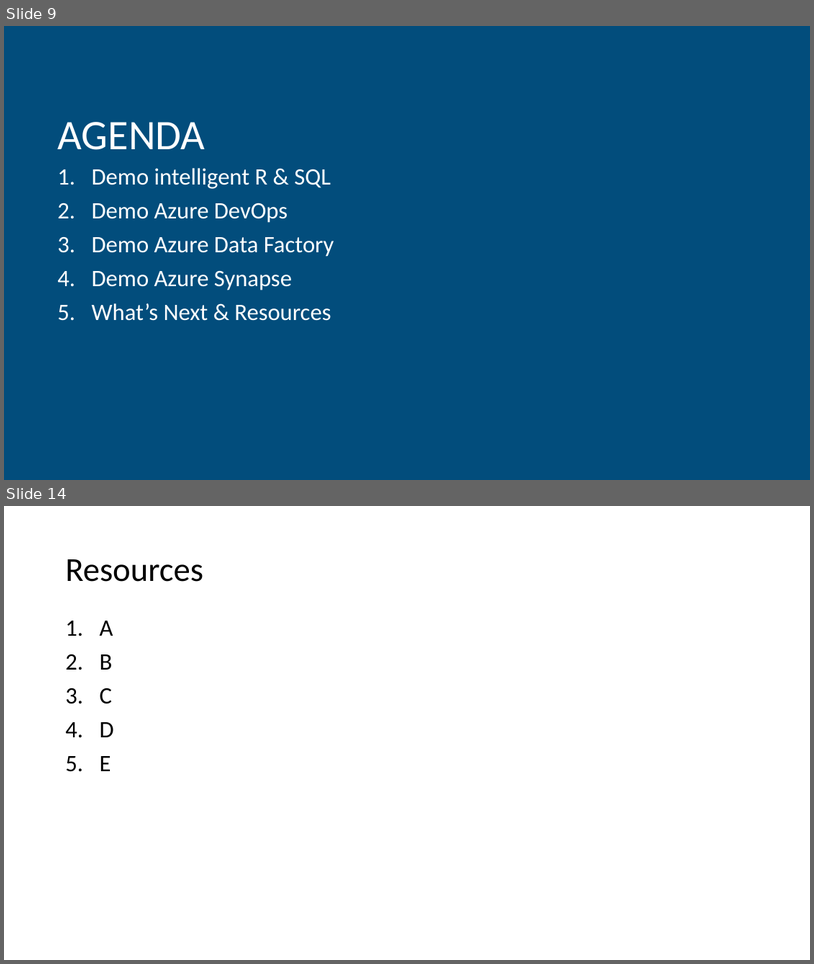
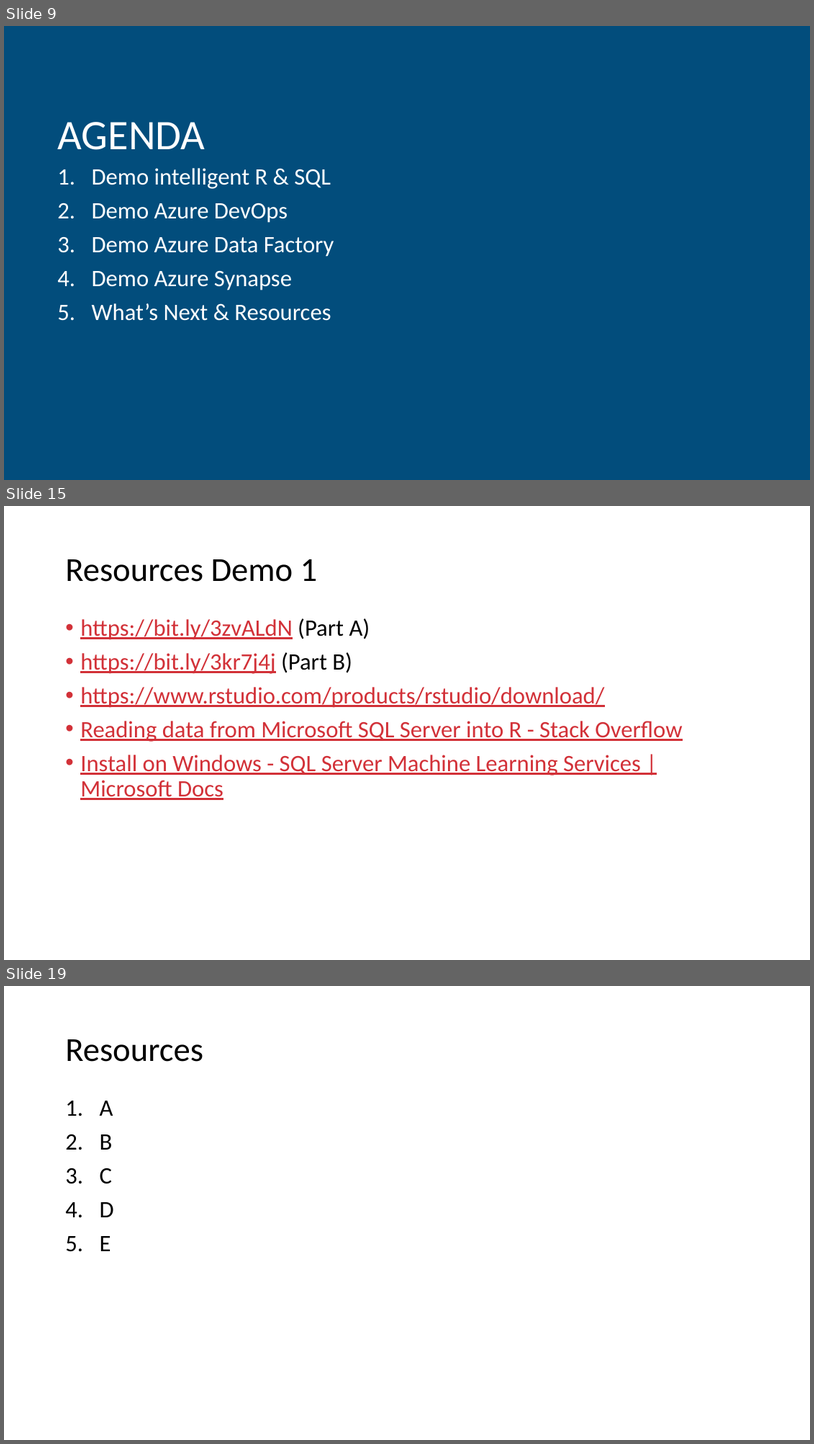
Before and after one commit to hfleitas/AzureSynapseForActuaries, a slide deck: Brent-Hiram-BackToBasicsAnalyticsForActuaries_format.pptx. Shown one above the other, each under a label of ours: slides 9 and 14 before the commit, slides 9, 15 and 19 after it; the slides between them are not shown. The pictures are 814x964 and 814x1444 pixels, drawn with LibreOffice and Linux fonts; fonts in the diff are those of the drawing; background and template pictures are left out. Boxes give left, top, right and bottom in pixels: in the first picture for what was removed or moved away, otherwise in the second. Text is boxed around its words. In the diff, an @@ line names an element or a change of style, - is before the commit and + after.

```diff
--- a/Brent-Hiram-BackToBasicsAnalyticsForActuaries_format.pptx
+++ b/Brent-Hiram-BackToBasicsAnalyticsForActuaries_format.pptx
@@ slide 15 added at box(4, 506, 810, 960), background #FFFFFF @@
@@ title added at box(65, 559, 318, 582), 40 pt, text #000000 @@
+Resources Demo 1
@@ text added at box(80, 618, 682, 800), 28 pt, text #D23138, underline @@
+• https://bit.ly/3zvALdN (Part A)
+• https://bit.ly/3kr7j4j (Part B)
+• https://www.rstudio.com/products/rstudio/download/
+• Reading data from Microsoft SQL Server into R - Stack Overflow
+• Install on Windows - SQL Server Machine Learning Services | Microsoft Docs
@@ page number added at box(391, 940, 423, 950), 13 pt, text #FFFFFF @@
+15
@@ what was slide 14 is now slide 19 @@
```
Also in this commit, not shown: 4 slides changed, 4 other slides added.
